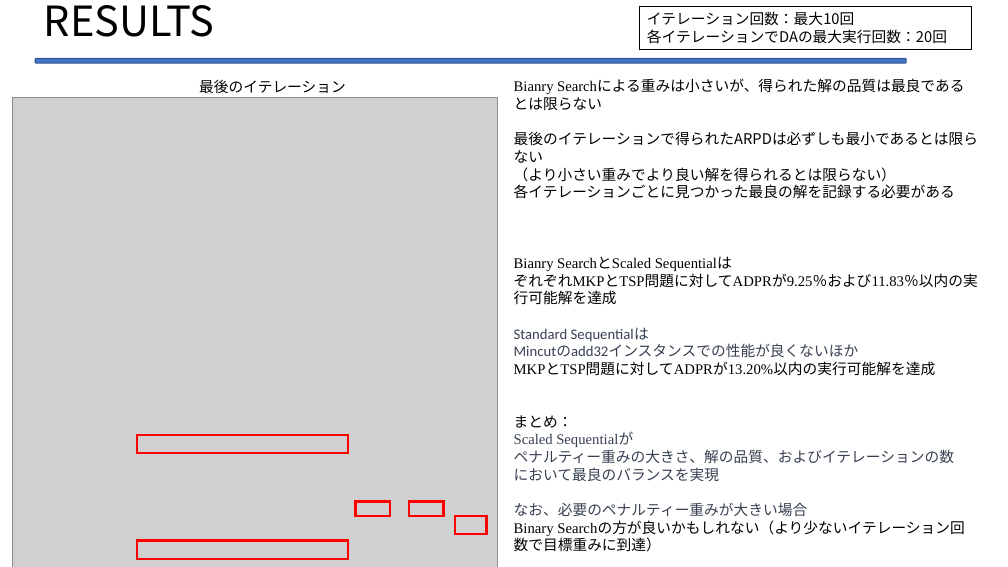
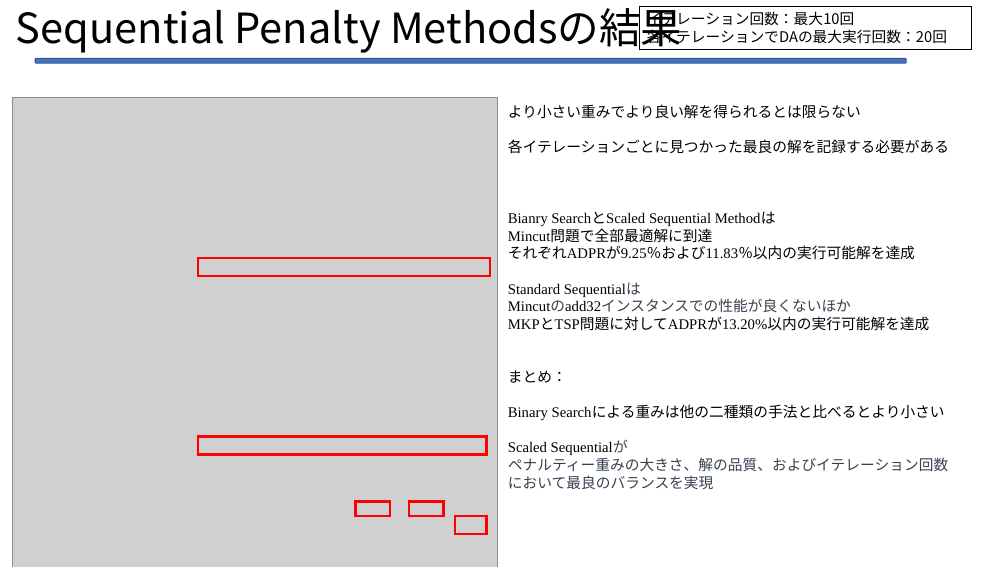
Before and after one commit to Legolas9999/zemi, a slide deck: slide 48 of lcj_ron_zemi2.pptx (slide 46 before the commit). Drawn at 1008x567 pixels with LibreOffice and Linux fonts; fonts in the diff are those of the drawing; grey boxes stand for pictures. Boxes give left, top, right and bottom in pixels: in the first picture for what was removed or moved away, otherwise in the second. Text is boxed around its words. In the diff, an @@ line names an element or a change of style, - is before the commit and + after.

```diff
--- a/lcj_ron_zemi2.pptx
+++ b/lcj_ron_zemi2.pptx
@@ title at (16,6,683,53): text changed @@
-RESULTS
+Sequential Penalty Methodsの結果
@@ text removed at (199,79,346,93) @@
-最後のイテレーション
@@ text "より小さい重みでより良い解を得られるとは限らない": place and size @@
-text "より小さい重みでより良い解を得られるとは限らない" at (514,80,978,552)
+text "より小さい重みでより良い解を得られるとは限らない" at (508,104,949,489)
@@ text at (508,104,861,119): text changed @@
-Bianry Searchによる重みは小さいが、得られた解の品質は最良であるとは限らない
-最後のイテレーションで得られたARPDは必ずしも最小であるとは限らない
-（より小さい重みでより良い解を得られるとは限らない）
+より小さい重みでより良い解を得られるとは限らない
@@ text at (508,211,915,260): text changed @@
-Bianry SearchとScaled Sequentialは
-ぞれぞれMKPとTSP問題に対してADPRが9.25％および11.83％以内の実行可能解を達成
+Bianry SearchとScaled Sequential Methodは
+Mincut問題で全部最適解に到達
+それぞれADPRが9.25％および11.83％以内の実行可能解を達成
@@ rectangle: place and size @@
-rectangle at (137,435,348,453)
+rectangle at (198,258,491,276)
@@ text at (508,282,851,455): font Calibri to Times New Roman in "Standard Sequentialは", "Mincutのadd32インスタンスでの性能が良くないほか"; text colour #374151 to #000000 in "Standard Sequentialは", "Mincutのadd32インスタンスでの性能が良くないほか", "Scaled Sequentialが" @@
@@ text at (508,405,945,420): paragraph added @@
+Binary Searchによる重みは他の二種類の手法と比べるとより小さい
@@ rectangle: place and size @@
-rectangle at (137,541,348,559)
+rectangle at (198,436,487,454)
@@ text at (508,457,948,471): text changed @@
-ペナルティー重みの大きさ、解の品質、およびイテレーションの数
+ペナルティー重みの大きさ、解の品質、およびイテレーション回数
@@ text at (514,502,965,552): paragraphs removed @@
-なお、必要のペナルティー重みが大きい場合
-Binary Searchの方が良いかもしれない（より少ないイテレーション回数で目標重みに到達）
```
Also in this commit, not shown: 5 other slides changed, 3 slides added, 1 slide removed.
